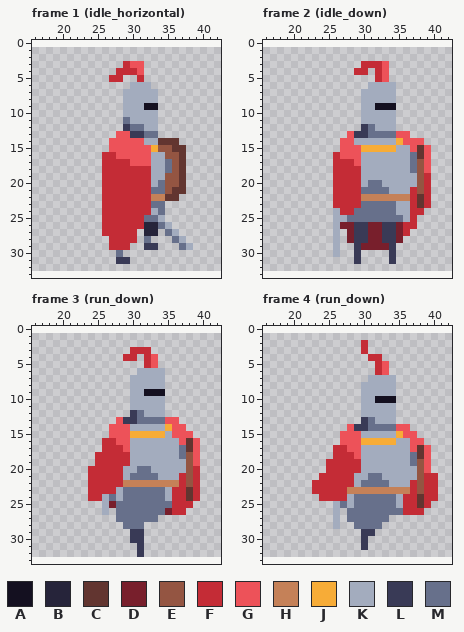
Two states of a pixel-art file, Orbsmash/ContentSource/Characters/Knight.aseprite. The picture above is the old version.
64x32 pixels, 75 frames. Shown: frame 1 (idle_horizontal): x 16..42, y 0..33; frame 2 (idle_down): x 16..42, y 0..33; frame 3 (run_down): x 16..42, y 0..33; frame 4 (run_down): x 16..42, y 0..33. The old version is drawn lined up with the new one, on the new canvas. The commit also changed other frames, which this record leaves out.
Visible layers, top first: "effects", "head", "shield_front", "cape", "sword", "body", "shield", "legs".
Palette (. is transparent): A #141020  B #26243a  C #623530  D #781f2c  E #945542  F #c42c36  G #ed5259  H #c58158  J #f7ac37  K #a3acbe  L #393a56  M #67708b
Pixels before, frame 1 (idle_horizontal), first column x 26:
 3 ...FGG.......
 4 ..FFFG.......
 5 .FF..F.......
 6 ....KKK......
 7 ...KKKKK.....
 8 ...KKKKK.....
 9 ...KKKAA.....
10 ...KKKKK.....
11 ...MKKKK.....
12 ...LMMKK.....
13 ..GGLLMM.....
14 .GGGGGKKCCC..
15 .GGGGGGJEECC.
16 FFGGGGGKKEEC.
17 FFFFGGGKKMEC.
18 FFFFFFFKKMEC.
19 FFFFFFFKKEEC.
20 FFFFFFFKMEEC.
21 FFFFFFFMMECC.
22 FFFFFFFHHCC..
23 FFFFFFFMM....
24 FFFFFFFKM....
25 FFFFFFMMK....
26 FFFFFFBBMK...
27 FFFFF.BB.MK..
28 .FFFF.M...MK.
29 .FFF..LL...MK
30 ..M..........
31 ..LL.........
Pixels before, frame 2 (idle_down), first column x 26:
 3 ....FFFG......
 4 ...FF.FG......
 5 ......FG......
 6 .....KKKK.....
 7 ....KKKKK.....
 8 ....KKKKK.....
 9 ....KKAAA.....
10 ....KKKKK.....
11 ....KKKKK.....
12 ....LMKKK.....
13 ..GLLMMMMGG...
14 .GGKKKKKKJGGG.
15 .GGGJJJJJKKGCG
16 FGGGKKKKKKKMCG
17 FFFGKKKKKKKMEG
18 FFFFKKKKKKKMEG
19 FFFFKKKKKKKKEF
20 FFFFKMMKKKKKEF
21 FFFFMMMMKKKFEF
22 FFFFHHHHHHHFCF
23 FFFFMMMMMKKFCF
24 KFFMMMMMMKKFF.
25 KKMMMMMMMMKF..
26 KDDLLDDLLDFF..
27 K.DLLDDLLDF...
28 K.DLLDDLLD....
29 K..LDDDDL.....
30 K..L....L.....
31 ...L....L.....
Pixels before, frame 3 (run_down), first column x 24:
 3 ......FFF.......
 4 .....FF.FG......
 5 ........FG......
 6 .......KKKK.....
 7 ......KKKKK.....
 8 ......KKKKK.....
 9 ......KKAAA.....
10 ......KKKKK.....
11 ......KKKKK.....
12 ......LMKKK.....
13 ....GLLMMMMGG...
14 ...GGGKKKKKJGG..
15 ...GGGJJJJJKGGG.
16 ..FFGGKKKKKKKGCG
17 ..FFFGKKKKKKKMCG
18 .FFFFFKKKKKKKMEG
19 .FFFFFKKKKKKKKEG
20 FFFFFKKMMKKKKKEF
21 FFFFFKMMMMKKKFEF
22 FFFFFHHHHHHHHFEF
23 FFFFKMMMMMMKFFCF
24 FFKMKMMMMMMKFFCF
25 ..KDMMMMMMMMFFF.
26 ..K.MMMMMMMDFF..
27 ....MMMMMM......
28 .....MMM........
29 ......LL........
30 ......LL........
31 .......L........
32 .......L........
Pixels before, frame 4 (run_down), first column x 23:
 2 .......F..........
 3 .......F..........
 4 ........FF........
 5 .........FG.......
 6 .........FG.......
 7 ........KKKK......
 8 .......KKKKK......
 9 .......KKKKK......
10 .......KKAAA......
11 .......KKKKK......
12 .......KKKKK......
13 .......LMKKK......
14 .....GLLMMMMGG....
15 ....GGGKKKKKJGG...
16 ....GGGJJJJJKKGG..
17 ...FFGGKKKKKKKGCG.
18 ...FFFGKKKKKKKMCG.
19 ..FFFFFKKKKKKKMEG.
20 ..FFFFFKKKKKKKKEG.
21 .FFFFFKKMMKKKKKEFF
22 FFFFFFKMMMMKKKFEFF
23 FFFFFHHHHHHHHHFEFF
24 .FFFFKMMMMMMKFFCFF
25 ...KMKMMMMMMKFFCF.
26 ...K.MMMMMMMMFFF..
27 ...K.MMMMMM.......
28 ...K..MMMM........
29 .......LL.........
30 .......L..........
31 .......L..........
The same view after the edit:
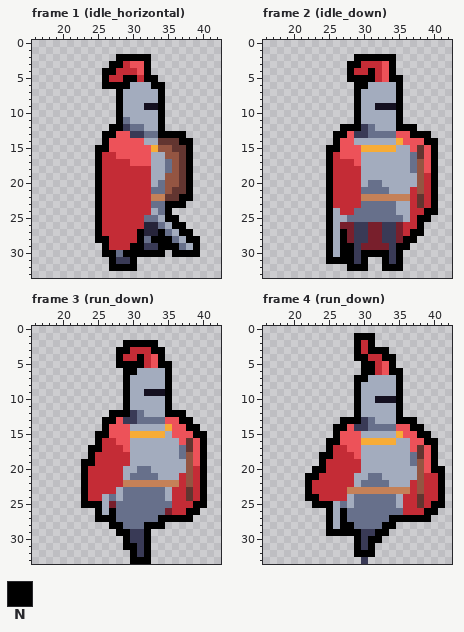
Colours new in this view: N #000000
From the commit log: knight block anim
From old to new:
canvas 64x32 -> 64x34, the old top-left corner now at 0,1
Frame 1 (idle_horizontal):
y 2: x 28..32 ..... -> NNNNN
y 3: x 27..28 .. -> NN; x 32 . -> N
y 4: x 26..27 .. -> NN; x 32 . -> N
y 5: x 26 . -> N; x 29..30 .. -> NN; x 32..33 .. -> NN
y 6: x 26..29 .... -> NNNN; x 33..34 .. -> NN
y 7..11: x 28 . -> N; x 34 . -> N
y 12: x 27..28 .. -> NN; x 34 . -> N
y 13: x 26..27 .. -> NN; x 34..37 .... -> NNNN
y 14: x 26 . -> N; x 37..38 .. -> NN
y 15: x 25..26 .. -> NN; x 38 . -> N
y 16..21: x 25 . -> N; x 38 . -> N
y 22: x 25 . -> N; x 37..38 .. -> NN
y 23: x 25 . -> N; x 35..37 ... -> NNN
y 24: x 25 . -> N; x 35 . -> N
y 25: x 25 . -> N; x 35..36 .. -> NN
y 26: x 25 . -> N; x 36..37 .. -> NN
y 27: x 25 . -> N; x 31 . -> N; x 34 . -> N; x 37..38 .. -> NN
y 28: x 25..26 .. -> NN; x 31 . -> N; x 33..35 ... -> NNN; x 38..39 .. -> NN
y 29: x 26 . -> N; x 30..31 .. -> NN; x 34..36 ... -> NNN; x 39 . -> N
y 30: x 26..27 .. -> NN; x 29..34 ...... -> NNNNNN; x 36..39 .... -> NNNN
y 31: x 27 . -> N; x 30 . -> N
y 32: x 27..30 .... -> NNNN
Frame 2 (idle_down):
y 2: x 29..34 ...... -> NNNNNN
y 3: x 28..29 .. -> NN; x 34 . -> N
y 4: x 28 . -> N; x 31 . -> N; x 34 . -> N
y 5: x 28..31 .... -> NNNN; x 34..35 .. -> NN
y 6: x 29..30 .. -> NN; x 35 . -> N
y 7..11: x 29 . -> N; x 35 . -> N
y 12: x 27..29 ... -> NNN; x 35..37 ... -> NNN
y 13: x 26..27 .. -> NN; x 37..39 ... -> NNN
y 14: x 26 . -> N; x 39..40 .. -> NN
y 15: x 25..26 .. -> NN; x 40 . -> N
y 16..23: x 25 . -> N; x 40 . -> N
y 24: x 25 . -> N; x 39..40 .. -> NN
y 25: x 25 . -> N; x 38..39 .. -> NN
y 26: x 25 . -> N; x 38 . -> N
y 27: x 25 . -> N; x 27 . -> N; x 37..38 .. -> NN
y 28: x 25 . -> N; x 27 . -> N; x 36..37 .. -> NN
y 29: x 25 . -> N; x 27..28 .. -> NN; x 35..36 .. -> NN
y 30: x 25 . -> N; x 27..28 .. -> NN; x 30..33 .... -> NNNN; x 35 . -> N
y 31: x 25..28 .... -> NNNN; x 30 . -> N; x 33 . -> N; x 35 . -> N
y 32: x 28..30 ... -> NNN; x 33..35 ... -> NNN
Frame 3 (run_down):
y 2: x 29..33 ..... -> NNNNN
y 3: x 28..29 .. -> NN; x 33..34 .. -> NN
y 4: x 28 . -> N; x 31 . -> N; x 34 . -> N
y 5: x 28..31 .... -> NNNN; x 34..35 .. -> NN
y 6: x 29..30 .. -> NN; x 35 . -> N
y 7..11: x 29 . -> N; x 35 . -> N
y 12: x 27..29 ... -> NNN; x 35..37 ... -> NNN
y 13: x 26..27 .. -> NN; x 37..38 .. -> NN
y 14: x 26 . -> N; x 38..39 .. -> NN
y 15: x 25..26 .. -> NN; x 39..40 .. -> NN
y 16: x 25 . -> N; x 40 . -> N
y 17: x 24..25 .. -> NN; x 40 . -> N
y 18: x 24 . -> N; x 40 . -> N
y 19: x 23..24 .. -> NN; x 40 . -> N
y 20..24: x 23 . -> N; x 40 . -> N
y 25: x 23..25 ... -> NNN; x 39..40 .. -> NN
y 26: x 25 . -> N; x 27 . -> N; x 38..39 .. -> NN
y 27: x 25..27 ... -> NNN; x 34..38 ..... -> NNNNN
y 28: x 27..28 .. -> NN; x 32..34 ... -> NNN
y 29: x 28..29 .. -> NN; x 32 . -> N
y 30: x 29 . -> N; x 32 . -> N
y 31: x 29..30 .. -> NN; x 32 . -> N
y 32: x 30 . -> N; x 32 . -> N
y 33: x 30..32 ... -> NNN
Frame 4 (run_down):
y 1: x 29..31 ... -> NNN
y 2: x 29 . -> N; x 31 . -> N
y 3: x 29 . -> N; x 31..33 ... -> NNN
y 4: x 29..30 .. -> NN; x 33..34 .. -> NN
y 5: x 30..31 .. -> NN; x 34 . -> N
y 6: x 30..31 .. -> NN; x 34..35 .. -> NN
y 7: x 29..30 .. -> NN; x 35 . -> N
y 8..12: x 29 . -> N; x 35 . -> N
y 13: x 27..29 ... -> NNN; x 35..37 ... -> NNN
y 14: x 26..27 .. -> NN; x 37..38 .. -> NN
y 15: x 26 . -> N; x 38..39 .. -> NN
y 16: x 25..26 .. -> NN; x 39..40 .. -> NN
y 17: x 25 . -> N; x 40 . -> N
y 18: x 24..25 .. -> NN; x 40 . -> N
y 19: x 24 . -> N; x 40 . -> N
y 20: x 23..24 .. -> NN; x 40..41 .. -> NN
y 21: x 22..23 .. -> NN; x 41 . -> N
y 22..23: x 22 . -> N; x 41 . -> N
y 24: x 22..23 .. -> NN; x 41 . -> N
y 25: x 23..25 ... -> NNN; x 40..41 .. -> NN
y 26: x 25 . -> N; x 27 . -> N; x 39..40 .. -> NN
y 27: x 25 . -> N; x 27 . -> N; x 34..39 ...... -> NNNNNN
y 28: x 25 . -> N; x 27..28 .. -> NN; x 33..34 .. -> NN
y 29: x 25..29 ..... -> NNNNN; x 32..33 .. -> NN
y 30: x 29 . -> N; x 31..32 .. -> NN
y 31: x 29 . -> N; x 31 . -> N
y 32: x 29..31 ... -> NNN
y 33: x 30 . -> L
Boxes around the changes in both pictures, in picture pixels (x1, y1, x2, y2):
added: (95, 54, 200, 271)
added: (326, 54, 438, 271)
added: (81, 340, 207, 564)
added: (305, 333, 445, 564)
